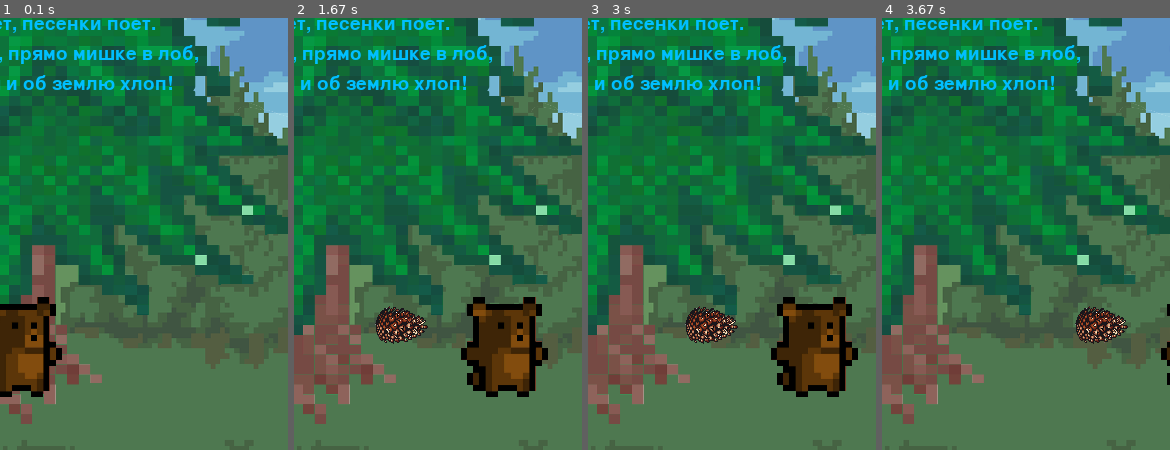
Above: before the commit, frames 1-4 (left to right).
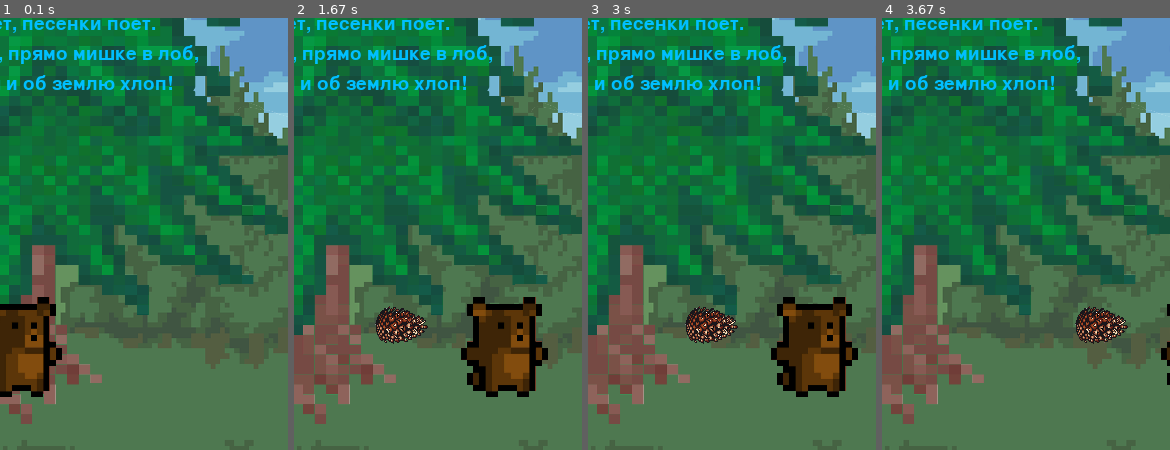
Above: after the commit, the same moments.

Repository: mostotryad-okt/ProjectPyGame22
Game: pygame game, started from Game.py
The game is run twice, just before and just after one commit, with the same random seed, the same clock (stepped at 60 frames per second) and the same inputs.
Inputs:
- Up to frame 1 (0.1 s): no input
- Up to frame 2 (1.67 s): click "LVL: 0.0%" at 0.38 s; hold Right 0.67-1.13 s; hold Up 1.17-1.47 s; tap Space at 1.23 s
- Up to frame 3 (3 s): tap Keypad Enter at 2 s; hold Left 2.33-2.87 s; tap Space at 2.4, 2.7, 2.97 s; hold Down from 2.9 s (still down)
- Up to frame 4 (3.67 s): release Down at 3.2 s; hold Left 3.23-3.63 s; tap Space at 3.3, 3.6 s
The pictures show only the part of the screen within x 50-100%, y 48-98%; the shares and areas given below are measured in that part.

The runs differ from the first frame. In frame 1, 0.2% of the frame differs, in the area x 67-88%, y 43-58%; in frame 2, 0.2%; in frame 3, 0.2%; in frame 4, 0.2%.

Commit message:
исправлена ель

Diff:
--- a/Game.py
+++ b/Game.py
@@ -75,7 +75,7 @@
         interval += distance
         screen.blit(text, (text_x, text_y))
 
-        text = font.render('LVL: ' + str(100 - float(message3)) + '%', 1, (40, 75, 25))
+        text = font.render('LVL: ' + str(round(100 - float(message3), 1)) + '%', 1, (40, 75, 25))
         text_x = WINDOW_WIDTH // 40
         text_y = WINDOW_HEIGHT * interval
         interval += distance
Binary file changed: data/фон.png
